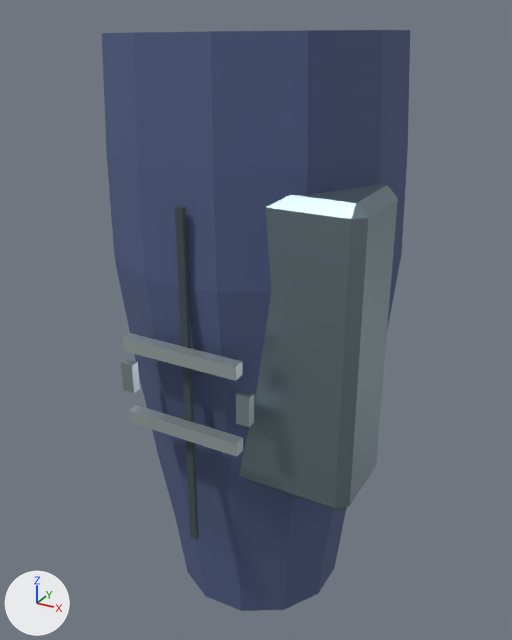
The glTF model Resource/Export/Modules/Outfit_Guard_Female_Normal_Trouser_L.glb, before and after one commit.
One viewpoint serves both versions: a camera (50 mm lens) standing at (0.338, -0.423, 0.974) and looking at (0.109, -0.007, 0.765). Arrows for +X, +Y and +Z are at lower left; the lights stay in place. The first picture is the older version. Vertices at exactly the same position are counted once.

Names of what the first picture shows: 'Outfit_Guard_Female_Normal_Trouser_L'.
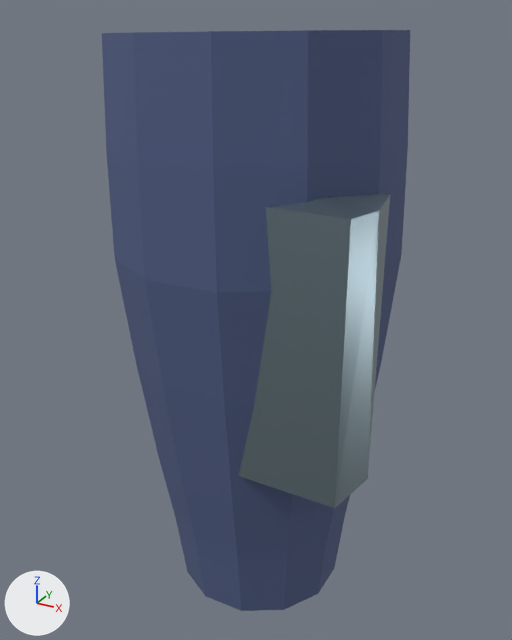
What differs and where, as boxes [x1, y1, x2, y2] in the pictures (512 x 640 px):
```json
{"part": 1, "of": "me_outfit_guard_female_normal_trouser_l_mesh_001", "change": "deleted", "before": [129, 405, 243, 457]}
{"part": 2, "of": "me_outfit_guard_female_normal_trouser_l_mesh_001", "change": "deleted", "before": [175, 206, 199, 540]}
{"part": 3, "of": "me_outfit_guard_female_normal_trouser_l_mesh_001", "change": "deleted", "before": [123, 333, 243, 381]}
{"part": 4, "of": "me_outfit_guard_female_normal_trouser_l_mesh_001", "change": "deleted", "before": [121, 359, 140, 393]}
{"part": 5, "of": "me_outfit_guard_female_normal_trouser_l_mesh_001", "change": "deleted", "before": [236, 390, 254, 427]}
{"part": 6, "of": "me_outfit_guard_female_normal_trouser_l_mesh_001", "change": "cut back", "before": [242, 184, 398, 511], "after": [267, 193, 390, 508]}
```

The change, as JSON lines over the scene's bpy script:
```json
{"block": "me_outfit_guard_female_normal_trouser_l_mesh_001", "where": "# used by ob_outfit_guard_female_normal_trouser_l; location = (0.0, 0.0, 0.0)"}
{"op": "remove", "block": "me_outfit_guard_female_normal_trouser_l_mesh_001", "code": "me_outfit_guard_female_normal_trouser_l_mesh_001.from_pydata(...)  # 148 vertices, 266 faces; spans x 0.011..0.215, y -0.112..0.094, z 0.548..0.963"}
{"op": "add", "block": "me_outfit_guard_female_normal_trouser_l_mesh_001", "code": "me_outfit_guard_female_normal_trouser_l_mesh_001.from_pydata(...)  # 97 vertices, 184 faces; spans x 0.011..0.215, y -0.099..0.094, z 0.548..0.963"}
{"block": "me_outfit_guard_female_normal_trouser_l_mesh_001", "change": "me_outfit_guard_female_normal_trouser_l_mesh_001 part 1: the loose piece of 8 vertices spanning x 0.072..0.154, y -0.112..-0.104, z 0.725..0.734 is deleted"}
{"block": "me_outfit_guard_female_normal_trouser_l_mesh_001", "change": "me_outfit_guard_female_normal_trouser_l_mesh_001 part 2: the loose piece of 8 vertices spanning x 0.111..0.116, y -0.104..-0.101, z 0.639..0.872 is deleted"}
{"block": "me_outfit_guard_female_normal_trouser_l_mesh_001", "change": "me_outfit_guard_female_normal_trouser_l_mesh_001 part 3: the loose piece of 8 vertices spanning x 0.072..0.154, y -0.112..-0.104, z 0.777..0.786 is deleted"}
{"block": "me_outfit_guard_female_normal_trouser_l_mesh_001", "change": "me_outfit_guard_female_normal_trouser_l_mesh_001 part 4: the loose piece of 8 vertices spanning x 0.066..0.075, y -0.108..-0.102, z 0.746..0.766 is deleted"}
{"block": "me_outfit_guard_female_normal_trouser_l_mesh_001", "change": "me_outfit_guard_female_normal_trouser_l_mesh_001 part 5: the loose piece of 8 vertices spanning x 0.151..0.16, y -0.108..-0.102, z 0.746..0.766 is deleted"}
{"block": "me_outfit_guard_female_normal_trouser_l_mesh_001", "change": "me_outfit_guard_female_normal_trouser_l_mesh_001 part 6"}
{"block": "me_outfit_guard_female_normal_trouser_l_mesh_001", "change": "14 vertices are removed from x 0.105..0.215, y -0.077..-0.022, z 0.68..0.88"}
{"block": "me_outfit_guard_female_normal_trouser_l_mesh_001", "change": "38 faces are deleted"}
{"block": "me_outfit_guard_female_normal_trouser_l_mesh_001", "change": "4 vertices move from x 0.105..0.208, y -0.077..-0.022, z 0.68..0.873 to x 0.105..0.16, y -0.06..-0.022, z 0.68..0.873"}
{"block": "me_outfit_guard_female_normal_trouser_l_mesh_001", "change": "3 vertices are added at (0.16, -0.053, 0.88), (0.215, -0.045, 0.687), (0.215, -0.06, 0.873)"}
{"block": "me_outfit_guard_female_normal_trouser_l_mesh_001", "change": "16 new faces join them, mat_steel (greyish blue #8699a2)"}
{"op": "remove", "block": "me_outfit_guard_female_normal_trouser_l_mesh_001", "code": "me_outfit_guard_female_normal_trouser_l_mesh_001.materials.append(mat_fabric_seam)  # greyish blue #424d52"}
{"op": "remove", "block": "me_outfit_guard_female_normal_trouser_l_mesh_001", "code": "me_outfit_guard_female_normal_trouser_l_mesh_001.materials.append(mat_fastener_titanium)  # grey #a8b6ba"}
{"op": "remove", "block": "me_outfit_guard_female_normal_trouser_l_mesh_001", "code": "me_outfit_guard_female_normal_trouser_l_mesh_001.materials.append(mat_alloy_light)  # light grey #c7d3d3"}
```
